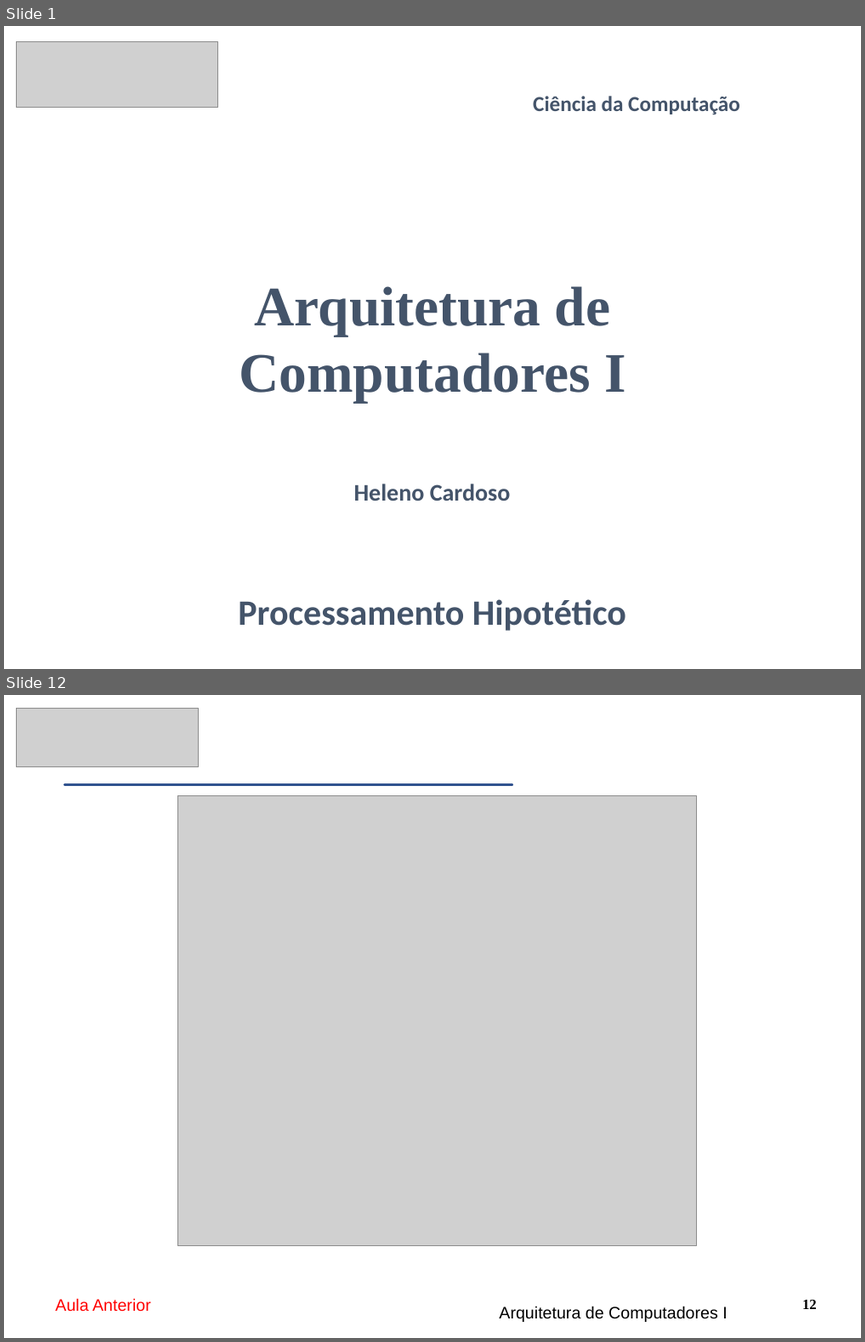
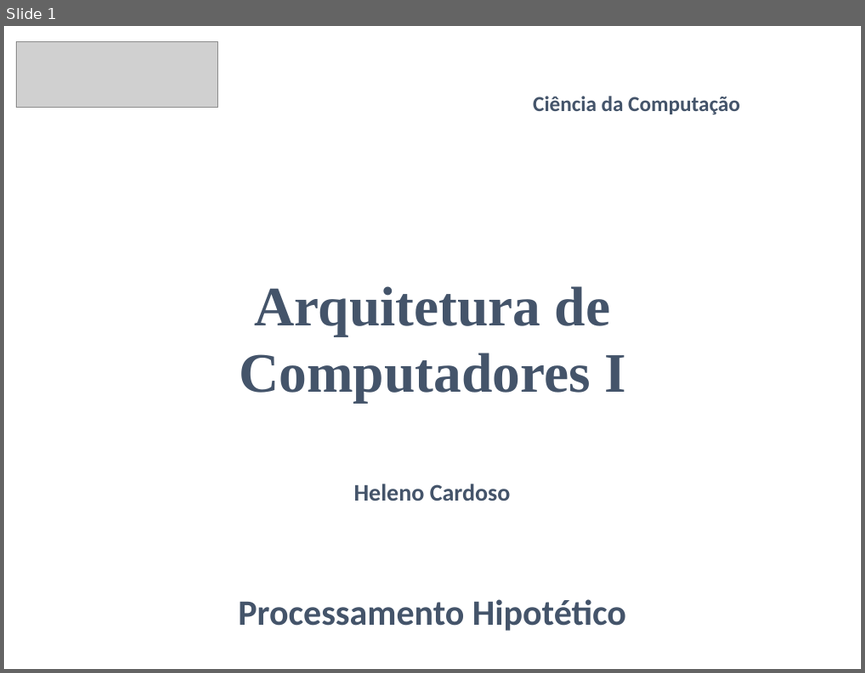
Before and after one commit to CloudEducationBrazil/WydenArquiteturaComputadores, a slide deck: 01 Classes/Aula10 - Arquitetura - Processamento Hipotético.pptx. Shown one above the other, each under a label of ours: slides 1 and 12 before the commit, slide 1 after it; the slides between them are not shown. The pictures are 865x1342 and 865x673 pixels, drawn with LibreOffice and Linux fonts; fonts in the diff are those of the drawing; grey boxes stand for pictures. Boxes give left, top, right and bottom in pixels: in the first picture for what was removed or moved away, otherwise in the second. Text is boxed around its words. In the diff, an @@ line names an element or a change of style, - is before the commit and + after.

```diff
--- a/01 Classes/Aula10 - Arquitetura - Processamento Hipotético.pptx
+++ b/01 Classes/Aula10 - Arquitetura - Processamento Hipotético.pptx
@@ slide 12 removed at (x1=4, y1=695, x2=861, y2=1338), background #FFFFFF @@
@@ picture removed at (x1=16, y1=709, x2=198, y2=767) @@
@@ math minus removed at (x1=4, y1=783, x2=594, y2=787) @@
@@ picture removed at (x1=178, y1=795, x2=696, y2=1245) @@
@@ text removed at (x1=55, y1=1298, x2=151, y2=1311) @@
-Aula Anterior
@@ text removed at (x1=499, y1=1305, x2=726, y2=1321) @@
-Arquitetura de Computadores I
@@ page number removed at (x1=802, y1=1299, x2=817, y2=1309) @@
-12
```
Also in this commit, not shown: 25 other slides removed.
